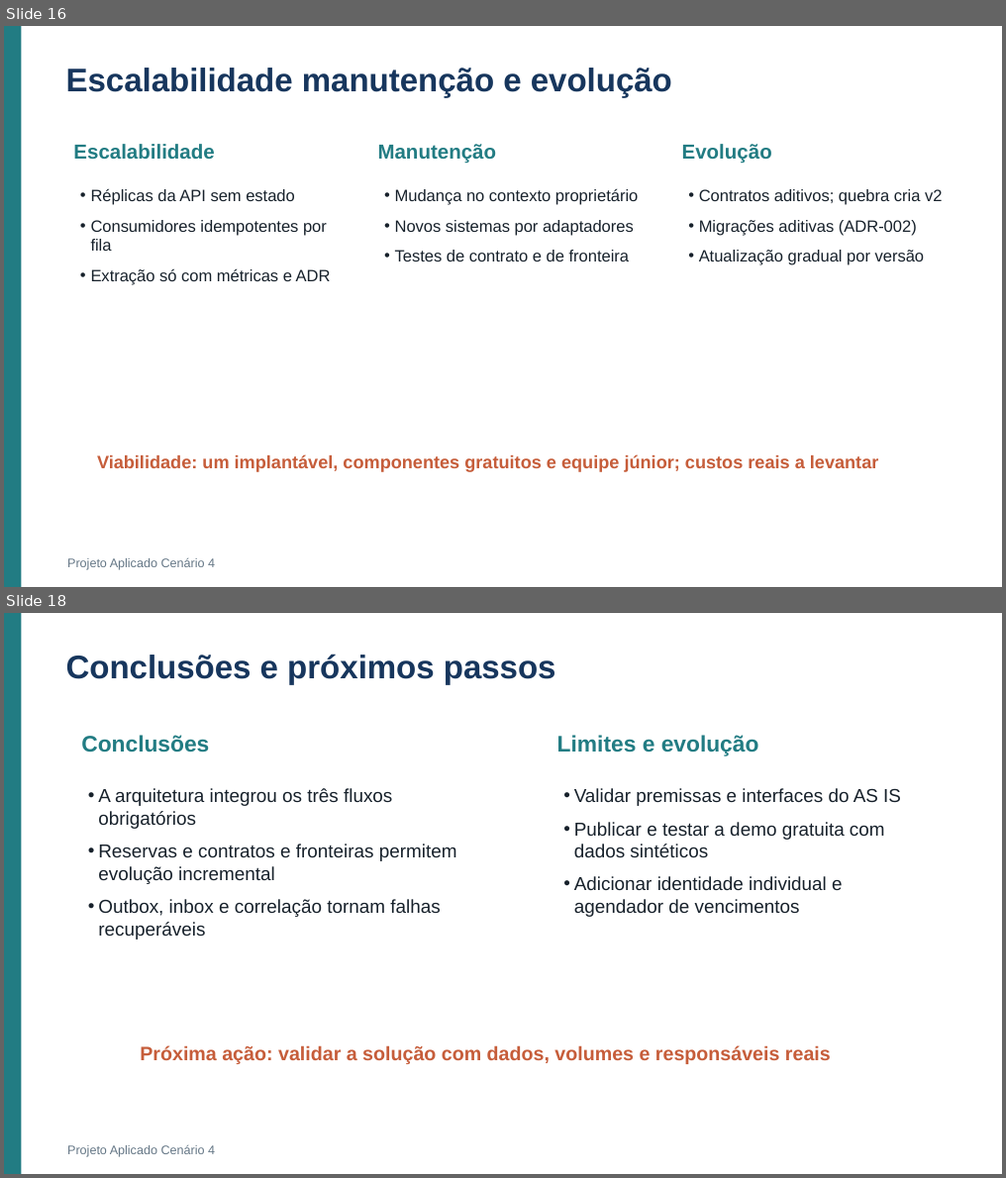
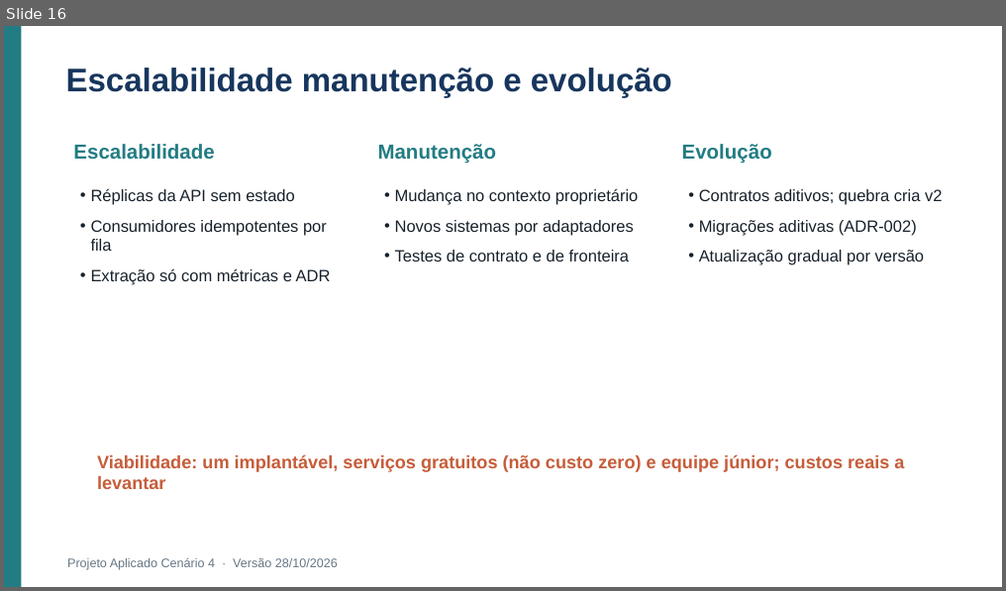
Before and after one commit to Roger-Quinelato/projetoAplicado7, a slide deck: output/Apresentacao_Cenario_4.pptx. Shown one above the other, each under a label of ours: slides 16 and 18 before the commit, slide 16 after it; the slides between them are not shown. The pictures are 1006x1178 and 1006x591 pixels, drawn with LibreOffice and Linux fonts; fonts in the diff are those of the drawing. Boxes give left, top, right and bottom in pixels: in the first picture for what was removed or moved away, otherwise in the second. Text is boxed around its words. In the diff, an @@ line names an element or a change of style, - is before the commit and + after.

```diff
--- a/output/Apresentacao_Cenario_4.pptx
+++ b/output/Apresentacao_Cenario_4.pptx
@@ slide 18 removed at box(4, 613, 1002, 1174), background #FFFFFF @@
@@ rectangle removed at box(4, 613, 21, 1174) @@
@@ text removed at box(66, 654, 556, 685) @@
-Conclusões e próximos passos
@@ text removed at box(81, 735, 209, 753) @@
-Conclusões
@@ text removed at box(557, 735, 759, 757) @@
-Limites e evolução
@@ text removed at box(98, 788, 457, 940) @@
-• A arquitetura integrou os três fluxos obrigatórios
-• Reservas e contratos e fronteiras permitem evolução incremental
-• Outbox, inbox e correlação tornam falhas recuperáveis
@@ text removed at box(574, 788, 901, 917) @@
-• Validar premissas e interfaces do AS IS
-• Publicar e testar a demo gratuita com dados sintéticos
-• Adicionar identidade individual e agendador de vencimentos
@@ text removed at box(140, 1046, 831, 1064) @@
-Próxima ação: validar a solução com dados, volumes e responsáveis reais
@@ text removed at box(67, 1146, 215, 1157) @@
-Projeto Aplicado Cenário 4
@@ slide 16 changed as well @@
@@ text at box(97, 455, 904, 489): text changed @@
-Viabilidade: um implantável, componentes gratuitos e equipe júnior; custos reais a levantar
+Viabilidade: um implantável, serviços gratuitos (não custo zero) e equipe júnior; custos reais a levantar
@@ text at box(67, 559, 338, 570): text changed @@
-Projeto Aplicado Cenário 4
+Projeto Aplicado Cenário 4 · Versão 28/10/2026
```
Also in this commit, not shown: 15 other slides changed, 2 slides added, 1 other slide removed, 31 other files.
